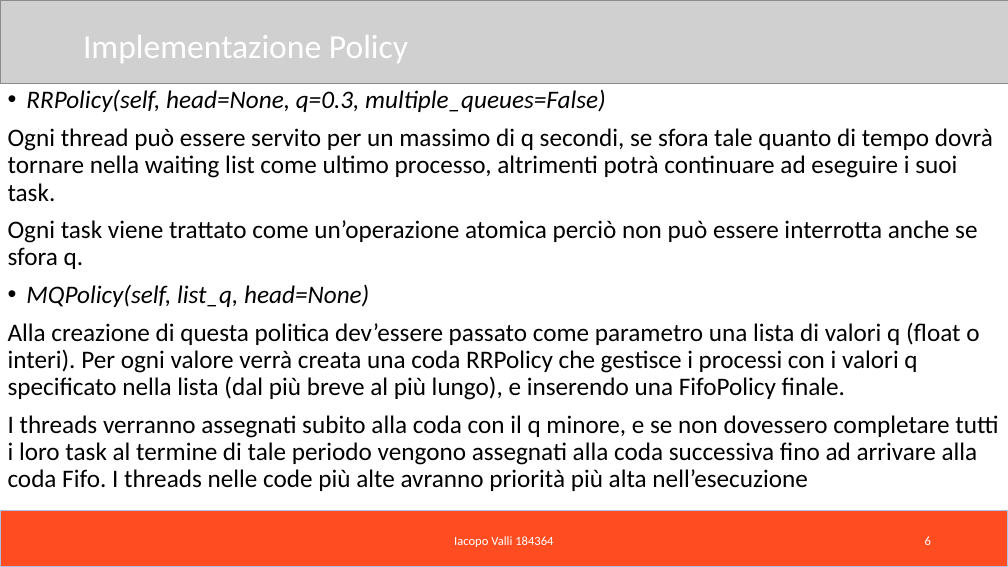
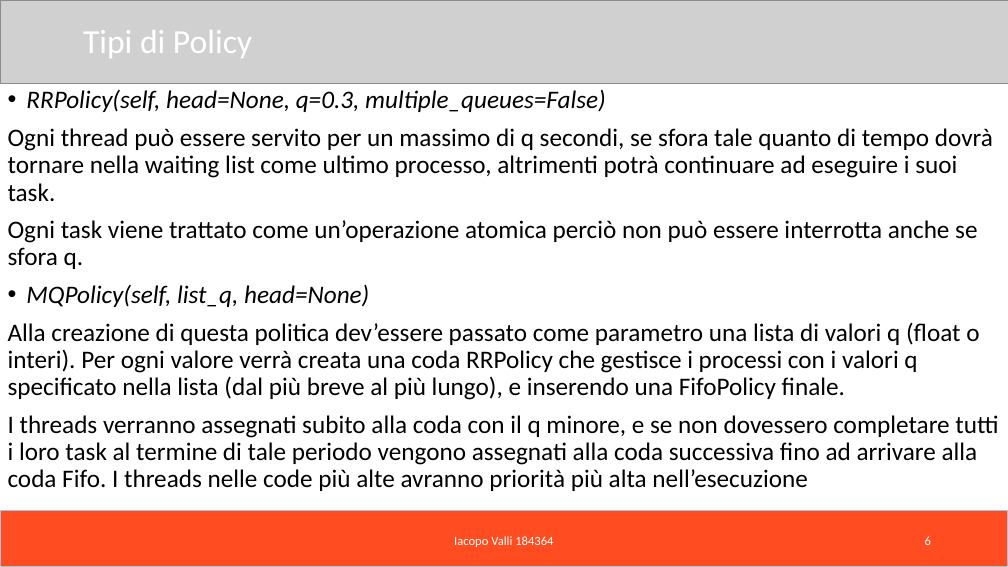
Before and after one commit to Iacopo99/RTES_Project, a slide deck: slide 6 of Presentazione progetto.pptx. Drawn at 1008x567 pixels with LibreOffice and Linux fonts; fonts in the diff are those of the drawing; grey boxes stand for pictures. Boxes give left, top, right and bottom in pixels: in the first picture for what was removed or moved away, otherwise in the second. Text is boxed around its words. In the diff, an @@ line names an element or a change of style, - is before the commit and + after.

```diff
--- a/Presentazione progetto.pptx
+++ b/Presentazione progetto.pptx
@@ text at (x1=83, y1=30, x2=252, y2=58): text changed @@
-Implementazione Policy
+Tipi di Policy
```
Also in this commit, not shown: 4 other slides changed.
